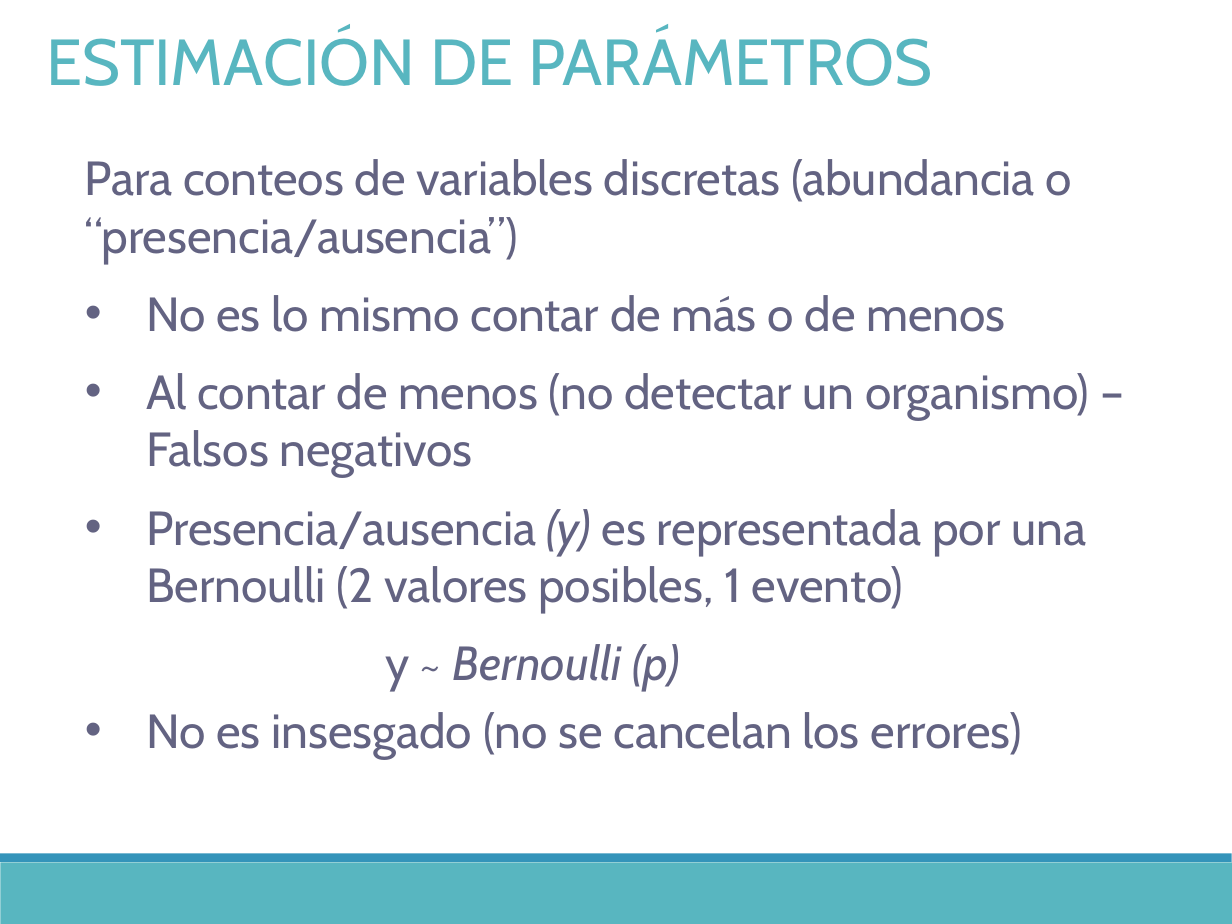
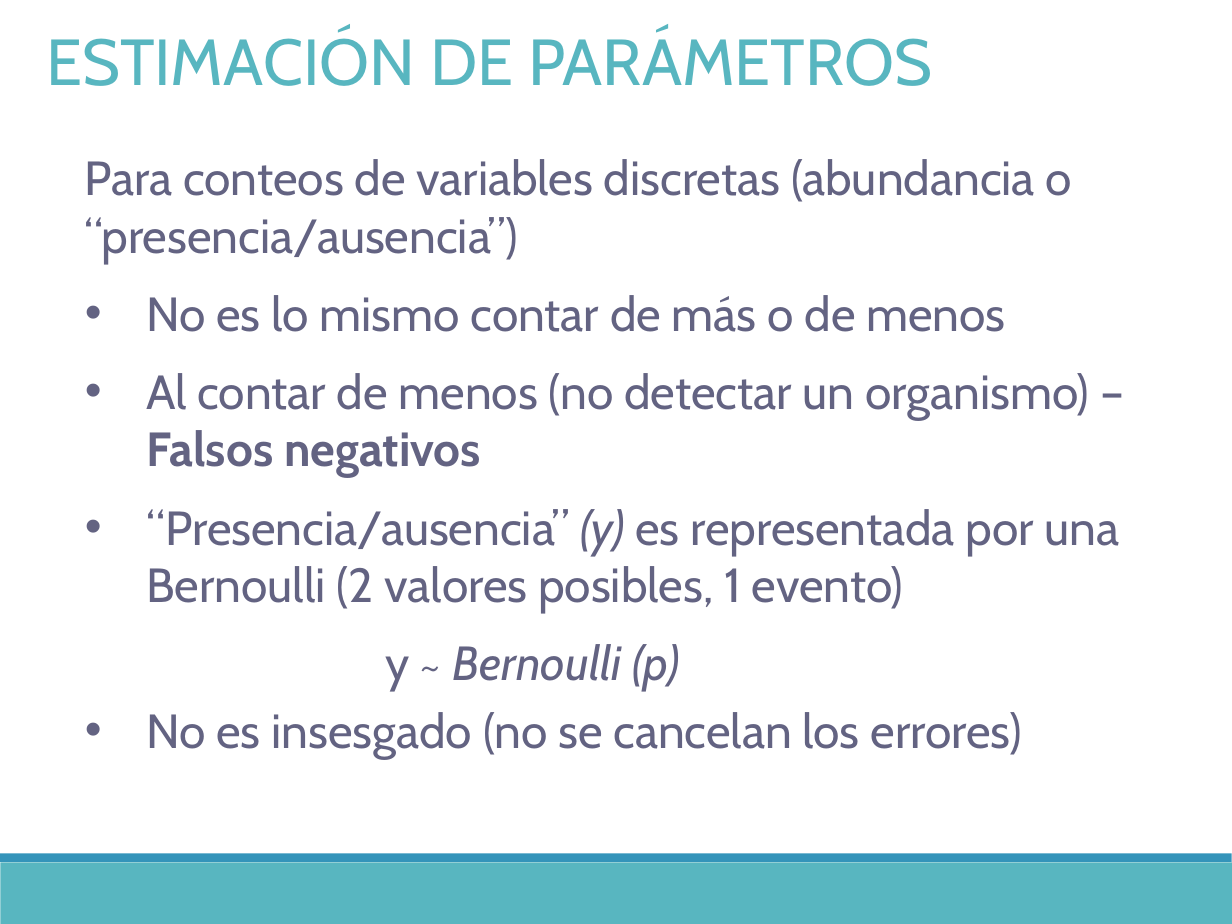
Before and after one commit to DrIgoA/Curso-Ocupacion23, a slide deck: slide 27 of ppt/Modulo 2_Occupacion2023.pptx. Drawn at 1232x924 pixels with LibreOffice and Linux fonts; fonts in the diff are those of the drawing. Boxes give left, top, right and bottom in pixels: in the first picture for what was removed or moved away, otherwise in the second. Text is boxed around its words. In the diff, an @@ line names an element or a change of style, - is before the commit and + after.

```diff
--- a/ppt/Modulo 2_Occupacion2023.pptx
+++ b/ppt/Modulo 2_Occupacion2023.pptx
@@ text at (146, 373, 1089, 478): bold on in "Falsos negativos" @@
@@ text at (146, 509, 1120, 613): text changed @@
-• Presencia/ausencia (y) es representada por una Bernoulli (2 valores posibles, 1 evento)
+• “Presencia/ausencia” (y) es representada por una Bernoulli (2 valores posibles, 1 evento)
```
Also in this commit, not shown: 10 other slides changed, 3 other files.
